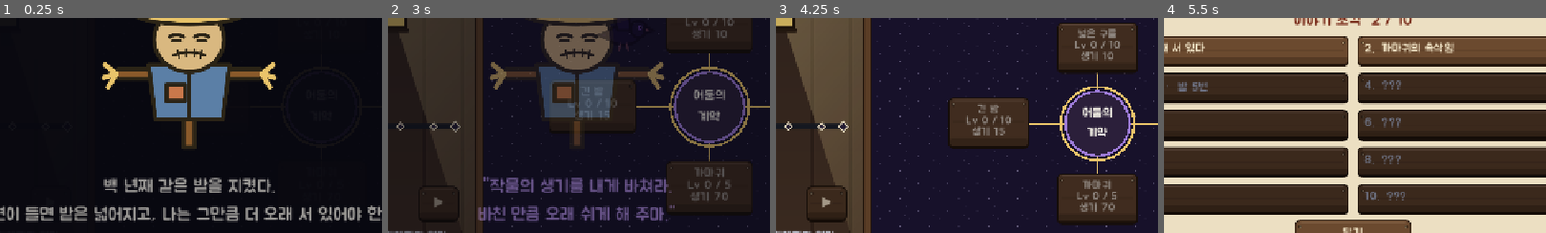
Above: before the commit, frames 1-4 (left to right).
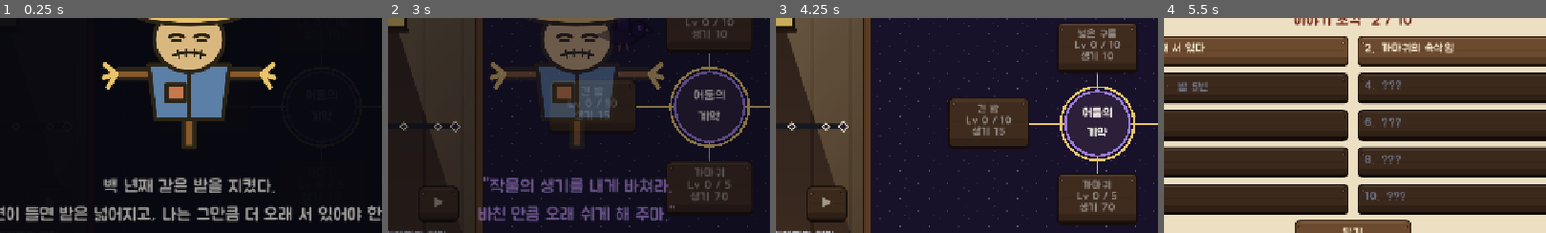
Above: after the commit, the same moments.

Repository: dldpwns1234-rgb/scarecrow1
Game: Godot game, scene res://scenes/main.tscn
The game is run twice, just before and just after one commit, with the same random seed, the same clock (stepped at 60 frames per second) and the same inputs.
Inputs (mouse positions are % of the whole screen's width and height, from its top left):
- Up to frame 1 (0.25 s): no input
- Up to frame 2 (3 s): click "이야기 2/10" at 0.5 s; click (32, 7) at 1.27 s; click "정복하면 다음 밭으로" at 2 s; click "밤으로 나가기 · 밭 1단계 (20초)" at 2.75 s
- Up to frame 3 (4.25 s): click "전체 보기" at 3.5 s
- Up to frame 4 (5.5 s): click "가운데로" at 4.25 s; click "이야기 2/10" at 5 s
The pictures show only the part of the screen within x 25-75%, y 24-74%; the shares and areas given below are measured in that part.

The runs differ from the first frame. In frame 2, 0.1% of the frame differs, in the area x 2-15%, y 48-53%; in frame 3, 0.1%; in frame 4, nothing differs.

Commit message:
엔딩을 넷째 철 안에: 약속된 휴식 지수 0.42 → 0.43 (장르 조사 제안 10 '엔딩 직전 기다림')
최종 봇 R2(068d8b9, 640밤)에서 0.42(백 년 2.4×10^18)면 넷째 철이 171.7분·1.06×10^18로 끝난 뒤
다섯째 철 초반 199분에야 엔딩이 왔다. 겨울잠 뒤 초반은 밤 생기가 수십 조라 바친 생기가 거의 안 늘어
수입이 꺾인 채 기다리는 꼴이었다. 0.43(백 년 9×10^17)이면 넷째 철 벽(164~165단계)의 수확일 밤,
167분(2시간 47분)에 닿는다. docs/BALANCE_SIM.md에 넷째 철 누적값

Co-Authored-By: Claude Opus 5.5 <noreply@anthropic.com>

Diff:
--- a/autoload/balance.gd
+++ b/autoload/balance.gd
@@ -5,13 +5,15 @@
 const NIGHT_BASE_SECONDS: float = 20.0      # 밤 한 판의 길이. 짧게 시작한다 (방장 2026-10-14)
 const NIGHT_SECONDS_PER_LEVEL: float = 3.0  # 긴 밤 레벨당
 ## 약속된 휴식 (이야기, 방장 2026-10-14): 어둠은 바친 생기가 많을수록 더 오래 쉬게 해 주겠다고 약속한다.
-## 초 = 60 × 바친 생기^0.42. 생기 1천이면 18분, 첫 겨울잠(5억) 3일, 2.4×10^18이면 백 년 (이야기의 끝, 봇은 넷째 철·3시간쯤).
-## 업적·날씨(방장 #587)로 둘째 철부터 바친 생기가 10배쯤 늘어 0.45면 엔딩이 2시간 40분에 왔다.
+## 초 = 60 × 바친 생기^0.43. 생기 1천이면 18분, 첫 겨울잠(4억) 3일, 9×10^17이면 백 년 (이야기의 끝, 봇은 넷째 철 벽의 수확일 밤·2시간 47분).
+## 업적·날씨(방장 #587)로 둘째 철부터 바친 생기가 10배쯤 늘어 0.45면 엔딩이 2시간 40분에 왔다. 0.42면 넷째 철이 1.06×10^18로 끝난 뒤
+## 다섯째 철 초반(199분)에야 와서, 겨울잠으로 수입이 꺾인 채 엔딩을 기다렸다 (장르 공통 불만 '엔딩 직전 기다림', 제안 10).
+## 다섯째 철 초반은 밤 생기가 수십 조라 바친 생기가 거의 안 는다. 그래서 문턱을 넷째 철 벽(164~165단계, 수확일 시도마다 수 경씩 뛴다) 안에 둔다
 ## 숫자 곡선(방장 2026-10-15 #555: 10분 만·45분 억·90분 조·3시간 경) 전에는 0.33(백 년 2×10^23)이었다.
 ## 숫자 줄이기(방장 2026-10-15 #529) 전에는 0.135였다 (백 년이 1e57).
 ## 처음엔 세제곱근이었다: 생기가 철마다 1만 배 넘게 불어나서 둘째 철(1시간)에 백 년을 넘었다 (docs/BALANCE_SIM.md)
 const PROMISE_SECONDS_BASE: float = 60.0
-const PROMISE_EXPONENT: float = 0.42
+const PROMISE_EXPONENT: float = 0.43
 const HUNDRED_YEARS_SECONDS: float = 100.0 * 365.25 * 86400.0
 
 
--- a/tests/test_game.gd
+++ b/tests/test_game.gd
@@ -30,7 +30,7 @@
 	_close(Balance.promised_rest_seconds(1000.0), 60.0 * pow(1000.0, Balance.PROMISE_EXPONENT), "생기 1천이면 10분 안팎")
 	var first_winter := Balance.promised_rest_seconds(2e8)  # 봇의 첫 겨울잠 무렵 바친 생기 (docs/BALANCE_SIM.md)
 	_equal(first_winter > 86400.0 and first_winter < 30.0 * 86400.0, true, "첫 겨울잠 무렵 며칠")
-	_equal(Balance.promised_rest_seconds(1e18) < Balance.HUNDRED_YEARS_SECONDS, true, "1e18은 아직 백 년 전")
+	_equal(Balance.promised_rest_seconds(5e17) < Balance.HUNDRED_YEARS_SECONDS, true, "5e17은 아직 백 년 전")
 	_equal(Balance.promised_rest_seconds(1e19) > Balance.HUNDRED_YEARS_SECONDS, true, "1e19면 백 년을 넘는다 (봇은 넷째 철)")
 	_close(Game.promised_rest_seconds(), Balance.promised_rest_seconds(9.0), "약속된 휴식은 바친 생기 합으로")
 	Game.start_night()
Not shown, changed: docs/BALANCE_SIM.md
